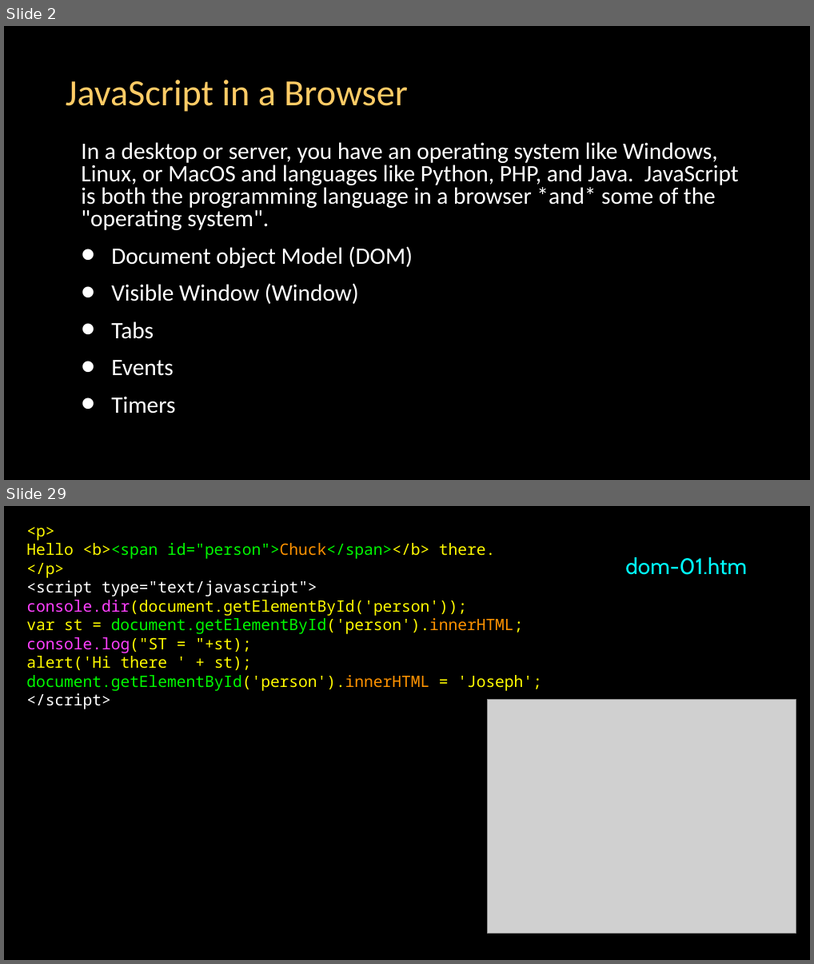
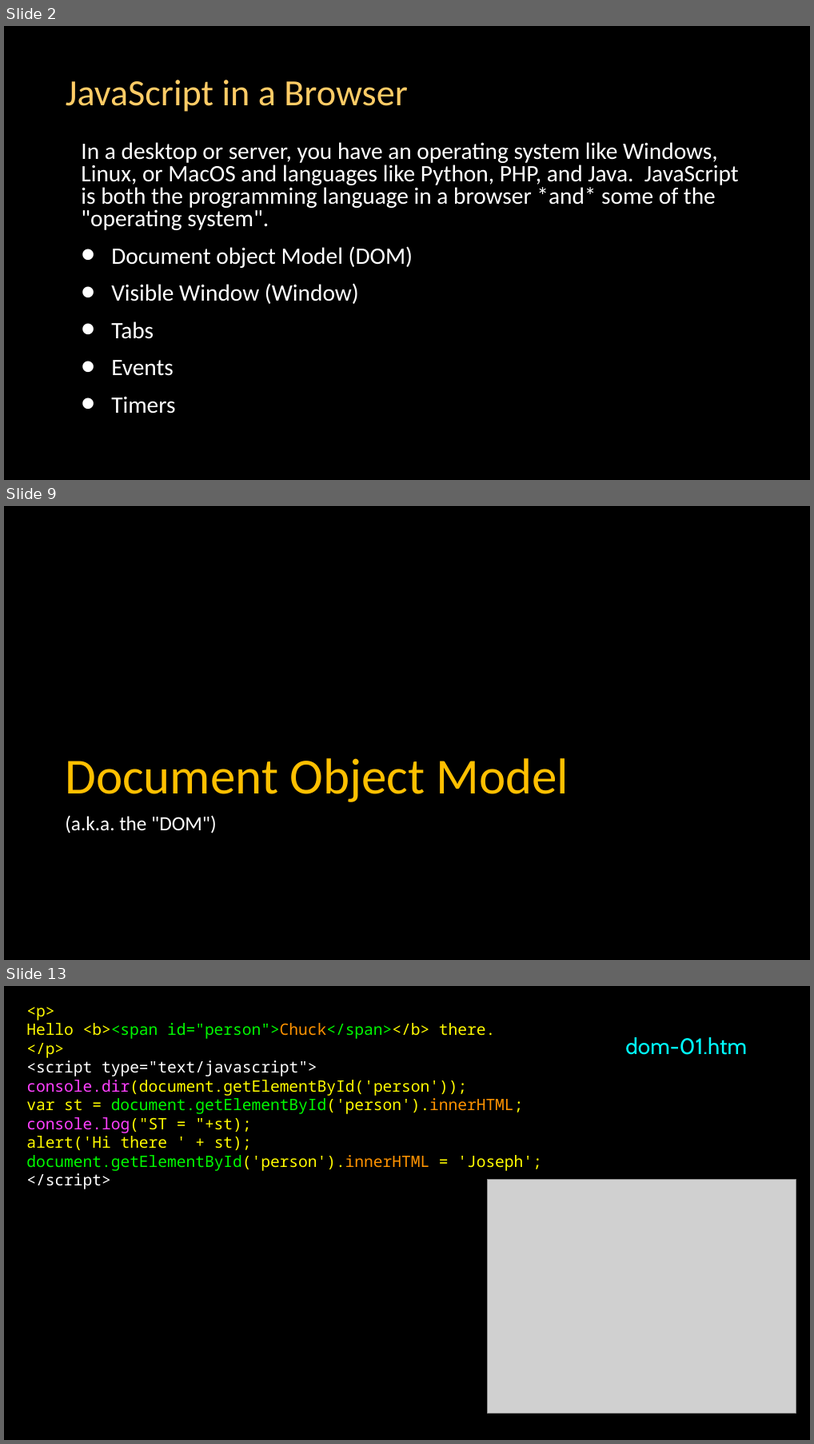
Before and after one commit to csev/dj4e, a slide deck: lectures/JS-03-Browser.pptx. Shown one above the other, each under a label of ours: slides 2 and 29 before the commit, slides 2, 9 and 13 after it; the slides between them are not shown. The pictures are 814x964 and 814x1444 pixels, drawn with LibreOffice and Linux fonts; fonts in the diff are those of the drawing; grey boxes stand for pictures. Boxes give left, top, right and bottom in pixels: in the first picture for what was removed or moved away, otherwise in the second. Text is boxed around its words. In the diff, an @@ line names an element or a change of style, - is before the commit and + after.

```diff
--- a/lectures/JS-03-Browser.pptx
+++ b/lectures/JS-03-Browser.pptx
@@ slide 9 added at box(4, 506, 810, 960), background #000000 @@
@@ title added at box(65, 758, 569, 802), 60 pt, text #FFC000 @@
+Document Object Model
@@ text added at box(65, 815, 217, 833), 24 pt, text #FFFFFF @@
+(a.k.a. the "DOM")
@@ what was slide 29 is now slide 13 @@
```
Also in this commit, not shown: 14 other slides added, 16 other files.
